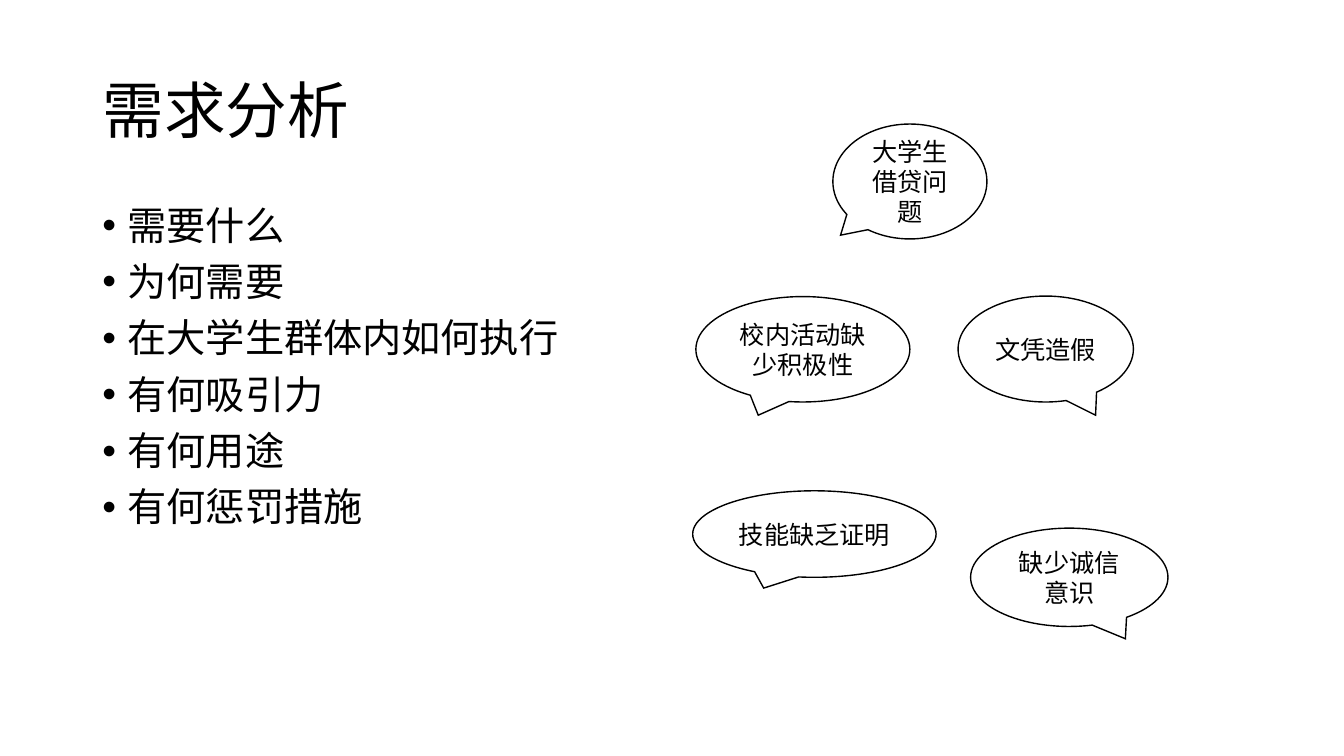
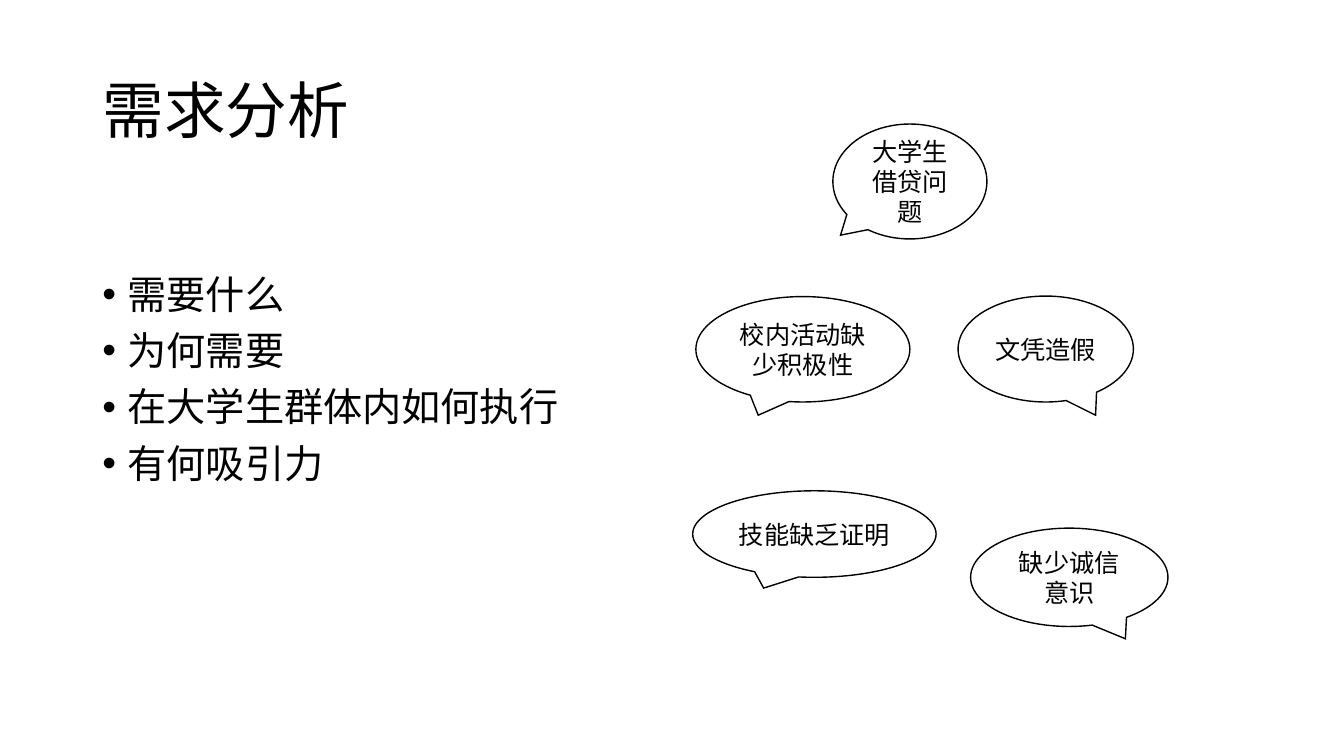
Before and after one commit to samileyang/graduation_project, a slide deck: slide 6 of 大学生信用评估系统.pptx. Drawn at 1344x756 pixels with LibreOffice and Linux fonts; fonts in the diff are those of the drawing. Boxes give left, top, right and bottom in pixels: in the first picture for what was removed or moved away, otherwise in the second. Text is boxed around its words. In the diff, an @@ line names an element or a change of style, - is before the commit and + after.

```diff
--- a/大学生信用评估系统.pptx
+++ b/大学生信用评估系统.pptx
@@ text "需要什么": place and size @@
-text "需要什么" at [128,207,559,524]
+text "需要什么" at [128,276,559,481]
@@ text at [128,432,363,524]: paragraphs removed @@
-• 有何用途
-• 有何惩罚措施
```
Also in this commit, not shown: 1 other slide changed.
